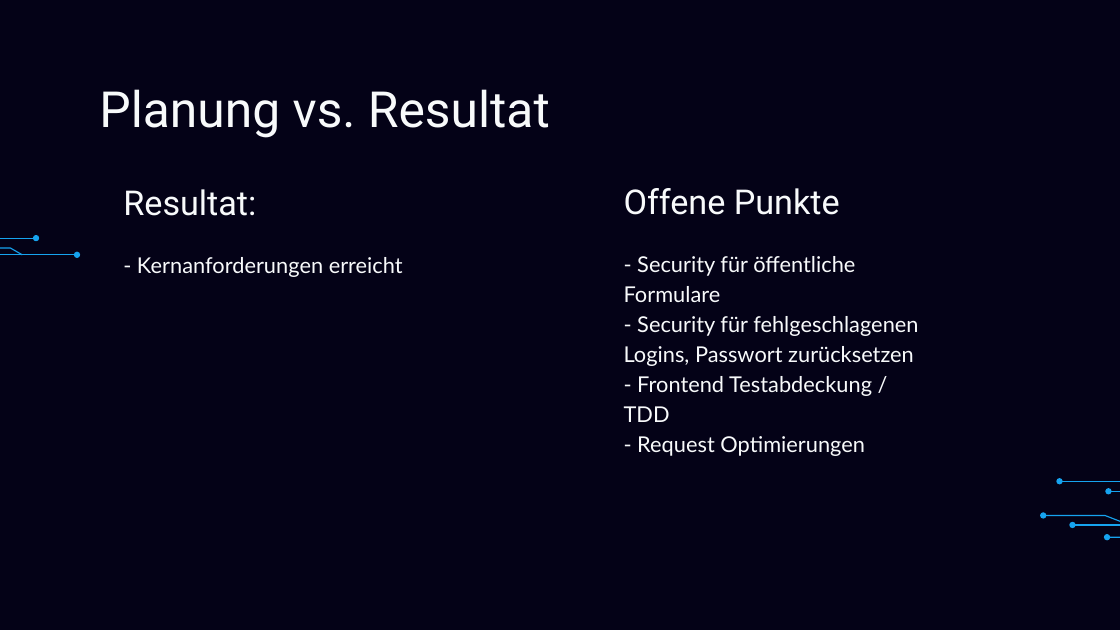
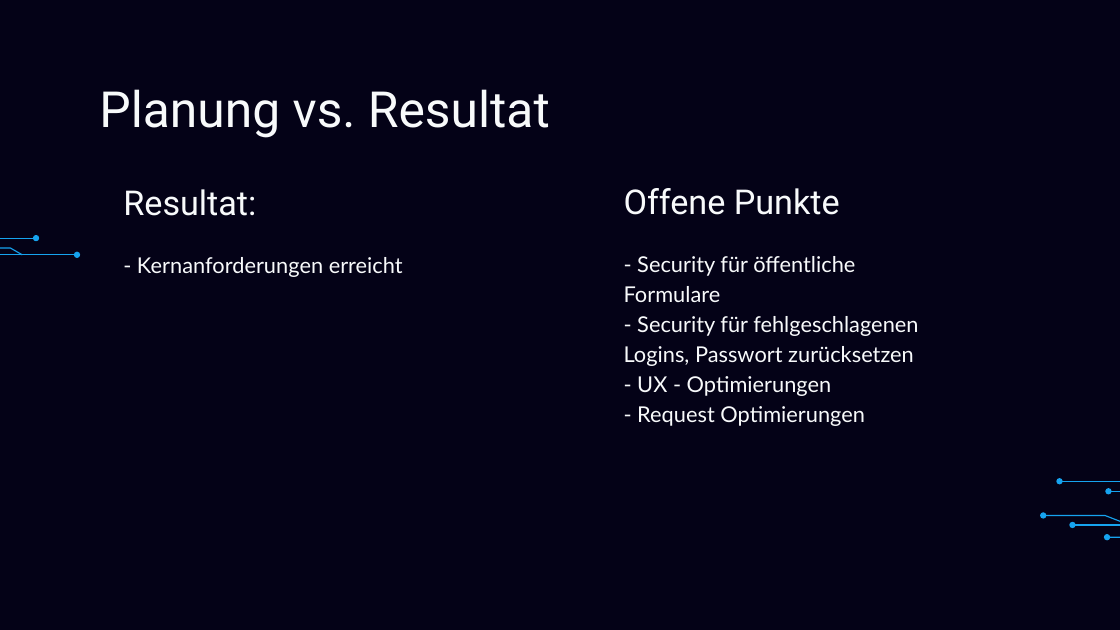
Before and after one commit to kayssmile/SideLink, a slide deck: slide 7 of _Documentation/präsentation.pptx. Drawn at 1120x630 pixels with LibreOffice and Linux fonts; fonts in the diff are those of the drawing; background and template pictures are left out. Boxes give left, top, right and bottom in pixels: in the first picture for what was removed or moved away, otherwise in the second. Text is boxed around its words. In the diff, an @@ line names an element or a change of style, - is before the commit and + after.

```diff
--- a/_Documentation/präsentation.pptx
+++ b/_Documentation/präsentation.pptx
@@ subtitle at (637,376,832,396): text changed @@
-- Frontend Testabdeckung / TDD
+- UX - Optimierungen
```
Also in this commit, not shown: 4 other slides changed, 16 other files.
